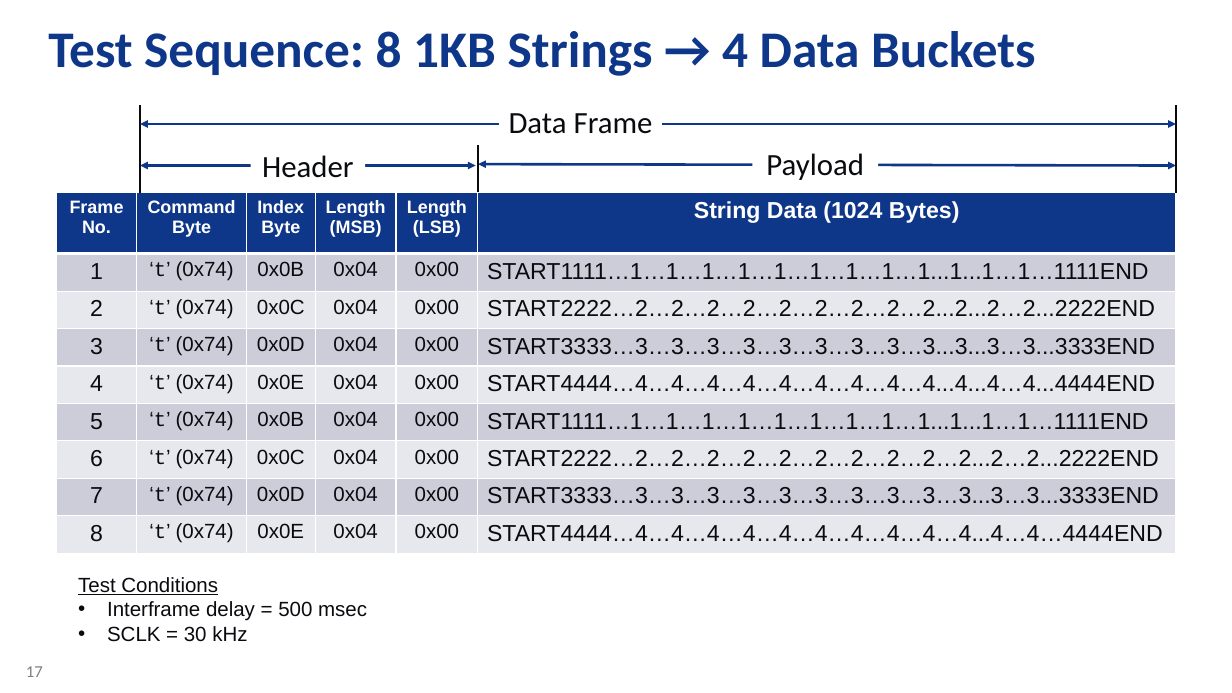
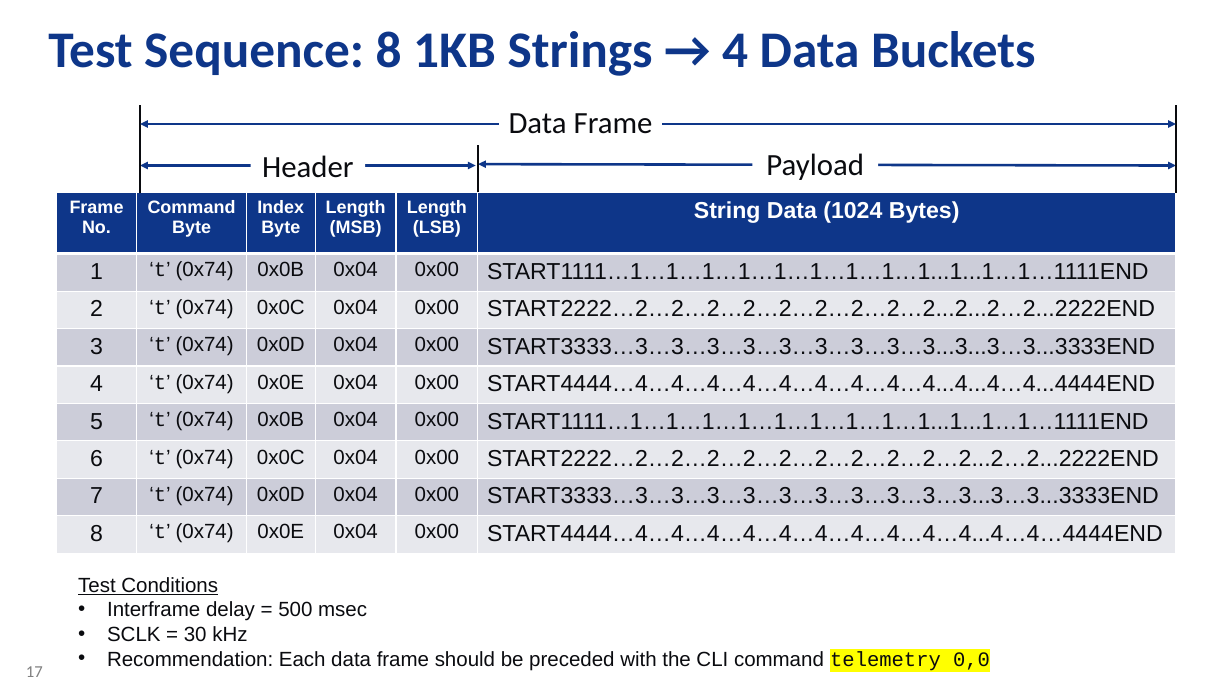
Before and after one commit to daisukeiot/Microchip-SAM-IoT-Wx-1, a slide deck: slide 17 of device_model/SAM-IoT-WM-v2.pptx. Drawn at 1232x693 pixels with LibreOffice and Linux fonts; fonts in the diff are those of the drawing; background and template pictures are left out. Boxes give left, top, right and bottom in pixels: in the first picture for what was removed or moved away, otherwise in the second. Text is boxed around its words. In the diff, an @@ line names an element or a change of style, - is before the commit and + after.

```diff
--- a/device_model/SAM-IoT-WM-v2.pptx
+++ b/device_model/SAM-IoT-WM-v2.pptx
@@ text at (x1=107, y1=651, x2=990, y2=671): paragraph added @@
+• Recommendation: Each data frame should be preceded with the CLI command telemetry 0,0
```
